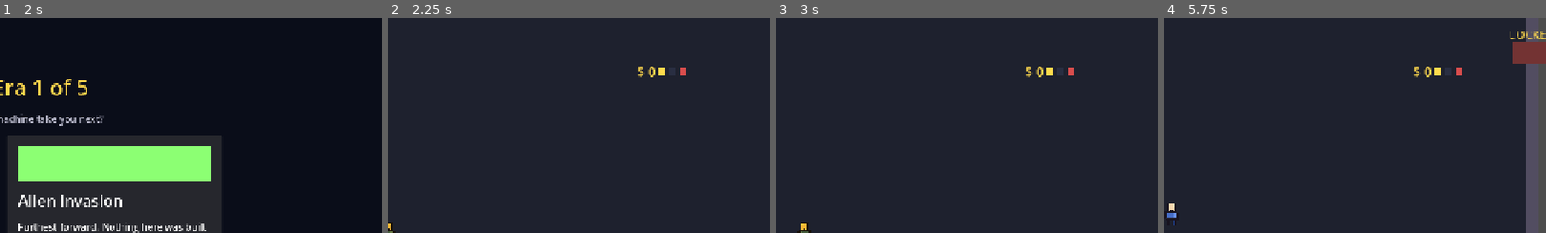
Above: before the commit, frames 1-4 (left to right).
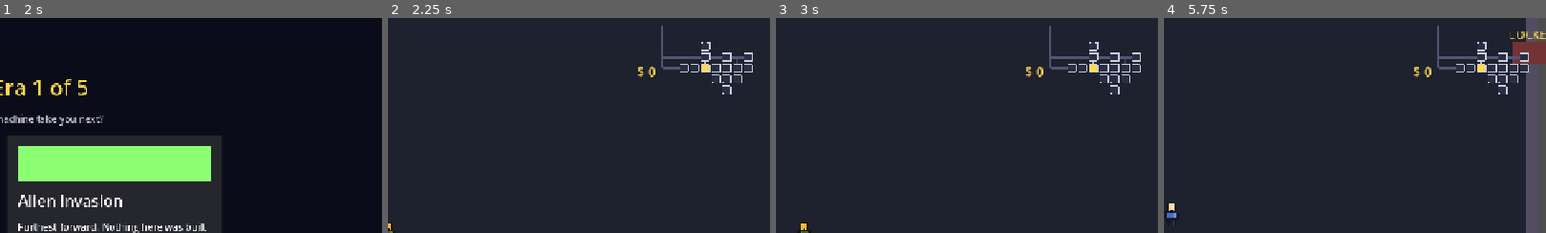
Above: after the commit, the same moments.

Repository: Creatition/high-voltage
Game: Godot game, scene res://scenes/ui/main_menu.tscn
Two runs of this game, one before a commit and one after it. Both use one fixed random seed, a clock stepped at 60 frames per second and the inputs below.
Inputs (mouse positions are % of the whole screen's width and height, from its top left):
- Up to frame 1 (2 s): click "New Run" at 0.5 s; click (26, 53) at 1.25 s
- Up to frame 2 (2.25 s): click (35, 53) at 2.02 s
- Up to frame 3 (3 s): tap Enter at 2.75 s; move the mouse to (72, 45) at 2.77 s; hold D (move_right) from 2.78 s (still down); tap Space (dodge) at 2.85 s; click (72, 45) at 2.92 s
- Up to frame 4 (5.75 s): move the mouse to (30, 55) at 3.52 s; release D (move_right) at 3.53 s; hold S (move_down) 3.53-4.28 s; tap E (interact) at 3.6 s; move the mouse to (60, 28) at 4.27 s; press the mouse at (60, 28) at 4.28 s; hold D (move_right) 4.28-5.03 s; move the mouse to (45, 70) at 5.02 s; release the mouse at (45, 70) at 5.03 s; hold W (move_up) from 5.03 s (still down); tap Space (dodge) at 5.1 s; click (45, 70) at 5.17 s
The pictures show only the part of the screen within x 50-100%, y 1-51%; the shares and areas given below are measured in that part.

Frame 1 is identical in both runs. In frame 2, 1.1% of the frame differs, in the area x 70-96%, y 3-36%; in frame 3, 1.1%; in frame 4, 1.2%.

Commit message:
Wire DungeonRunner into the legacy era flow so the minimap actually generates + reveals: era_picker calls start_generated_era, doors call advance_legacy on transition, DungeonRunner.advance_legacy walks to a connected unvisited neighbour

Diff:
--- a/timeshot/scenes/rooms/door.gd
+++ b/timeshot/scenes/rooms/door.gd
@@ -48,6 +48,13 @@
 	var audio := get_node_or_null("/root/AudioManager")
 	if audio != null and audio.has_method("play"):
 		audio.play("door", -6.0)
+	# Day-27: keep the procgen minimap in sync with the legacy room queue.
+	# If DungeonRunner is active, step its current_coord to a connected
+	# unvisited neighbour each time we cross a door, so the player's
+	# position on the minimap reveals room-by-room.
+	var runner := get_node_or_null("/root/DungeonRunner")
+	if runner != null and runner.active and runner.has_method("advance_legacy"):
+		runner.advance_legacy()
 	# Boss Rush: always step through GameState.dungeon_queue regardless of
 	# the door's hardcoded next_scene_path (so era boss rooms can be reused).
 	if GameState.current_era == "boss_rush" and GameState.has_method("next_room_path"):
@@ -55,7 +62,7 @@
 		if next != "" and ResourceLoader.exists(next):
 			get_tree().change_scene_to_file(next)
 			return
-		# Boss rush complete → run-end screen.
+		# Boss rush complete -> run-end screen.
 		GameState.end_run("victory")
 		get_tree().change_scene_to_file("res://scenes/ui/run_end.tscn")
 		return
--- a/timeshot/scenes/ui/era_picker.gd
+++ b/timeshot/scenes/ui/era_picker.gd
@@ -107,7 +107,19 @@
 		queue.append(p)
 	if queue.is_empty():
 		return
-	GameState.start_era(era.get("id", ""), queue)
+	var era_id: String = String(era.get("id", ""))
+	GameState.start_era(era_id, queue)
+	# Day-27 fix: also kick off the procgen pipeline so the minimap has a
+	# layout to draw. The legacy room queue still drives actual gameplay
+	# (until each era's rooms migrate to DungeonRunner.advance_through),
+	# but DungeonRunner.layout is now populated, which is what the
+	# gungeon_minimap.gd in hud.tscn reads.
+	var runner := get_node_or_null("/root/DungeonRunner")
+	if runner != null and runner.has_method("start_generated_era"):
+		# Deterministic seed per-era-per-pick so reloading shows the same
+		# layout, but each new pick yields a fresh dungeon.
+		var seed_value: int = (era_id.hash() ^ (GameState.eras_picked.size() * 7919)) & 0x7fffffff
+		runner.start_generated_era(era_id, seed_value)
 	get_tree().change_scene_to_file(queue[0])
 
 
--- a/timeshot/scripts/autoload/dungeon_runner.gd
+++ b/timeshot/scripts/autoload/dungeon_runner.gd
@@ -65,7 +65,7 @@
 	var next_cell: DungeonCell = layout.get_cell(next_coord)
 	if next_cell == null:
 		return null
-	# Skip corridors transparently — corridors are one-cell connectors with
+	# Skip corridors transparently - corridors are one-cell connectors with
 	# exactly two endpoints. Walk through them until we hit a room cell.
 	while next_cell != null and next_cell.type == DungeonCell.Type.CORRIDOR:
 		# pick the OTHER endpoint of the corridor (the one we didn't come from)
@@ -115,3 +115,54 @@
 		"south", "down":  return advance_through(DungeonCell.DIR_SOUTH)
 		"west", "left":   return advance_through(DungeonCell.DIR_WEST)
 	return null
+
+
+## Day-27: walking through a door fires the legacy GameState.next_room_path()
+## but doesn't pick a direction, so we can't call advance_through. Instead,
+## step current_coord to ANY connected, not-yet-visited neighbour, preferring
+## non-corridor cells so the minimap reveals room-by-room. If everything is
+## already visited (player backtracking), pick any connected neighbour so
+## the player isn't stuck in place on the map.
+func advance_legacy() -> DungeonCell:
+	if not active or layout == null:
+		return null
+	var cur: DungeonCell = layout.get_cell(current_coord)
+	if cur == null:
+		return null
+	# First pass: prefer unvisited, non-corridor neighbours.
+	var fallback: DungeonCell = null
+	for d in cur.connections:
+		var nb_coord: Vector2i = current_coord + d
+		var nb: DungeonCell = layout.get_cell(nb_coord)
+		if nb == null:
+			continue
+		if nb.type == DungeonCell.Type.CORRIDOR:
+			# Walk through the corridor to its other endpoint.
+			var step_dir: Vector2i = d
+			var probe: DungeonCell = nb
+			while probe != null and probe.type == DungeonCell.Type.CORRIDOR:
+				var next_dir: Vector2i = step_dir
+				for dd in probe.connections:
+					if dd != -step_dir:
+						next_dir = dd
+						break
+				step_dir = next_dir
+				nb_coord = probe.coord + next_dir
+				probe = layout.get_cell(nb_coord)
+			if probe == null:
+				continue
+			nb = probe
+		if not visited.has(nb.coord):
+			current_coord = nb.coord
+			visited[current_coord] = true
+			nb.visited = true
+			room_entered.emit(current_coord)
+			return nb
+		if fallback == null:
+			fallback = nb
+	if fallback != null:
+		current_coord = fallback.coord
+		visited[current_coord] = true
+		fallback.visited = true
+		room_entered.emit(current_coord)
+	return fallback
